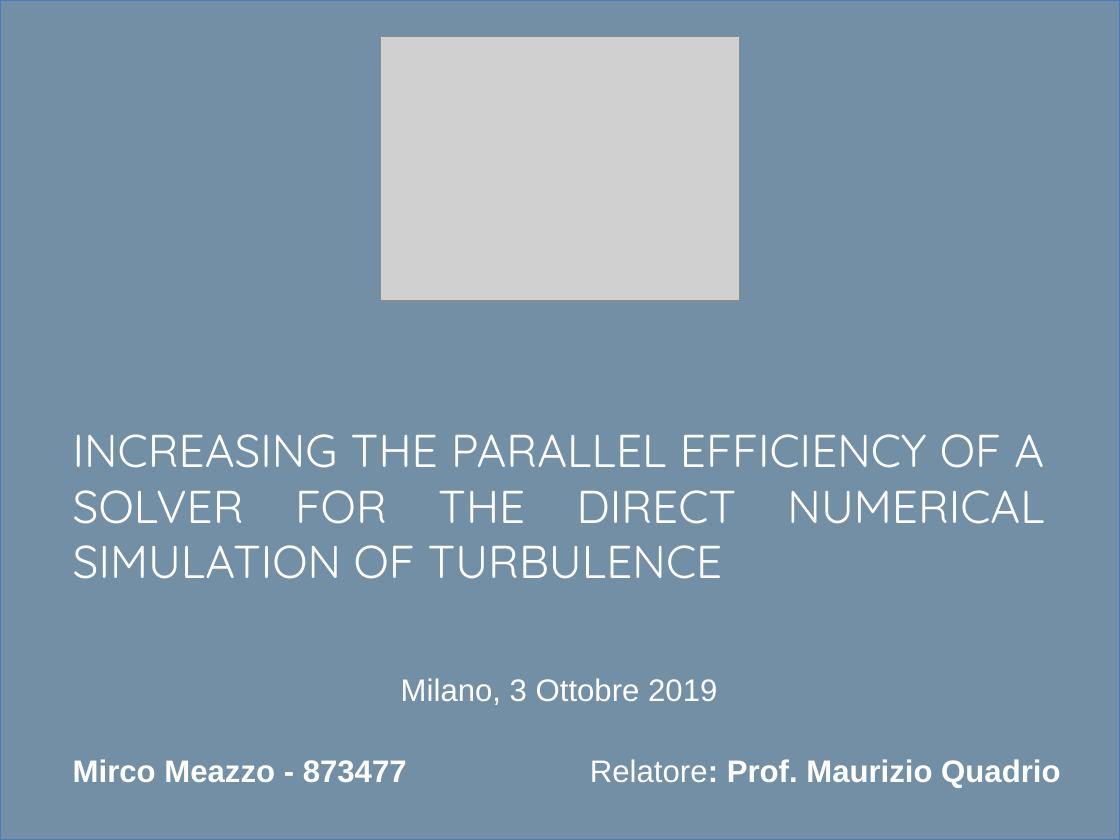
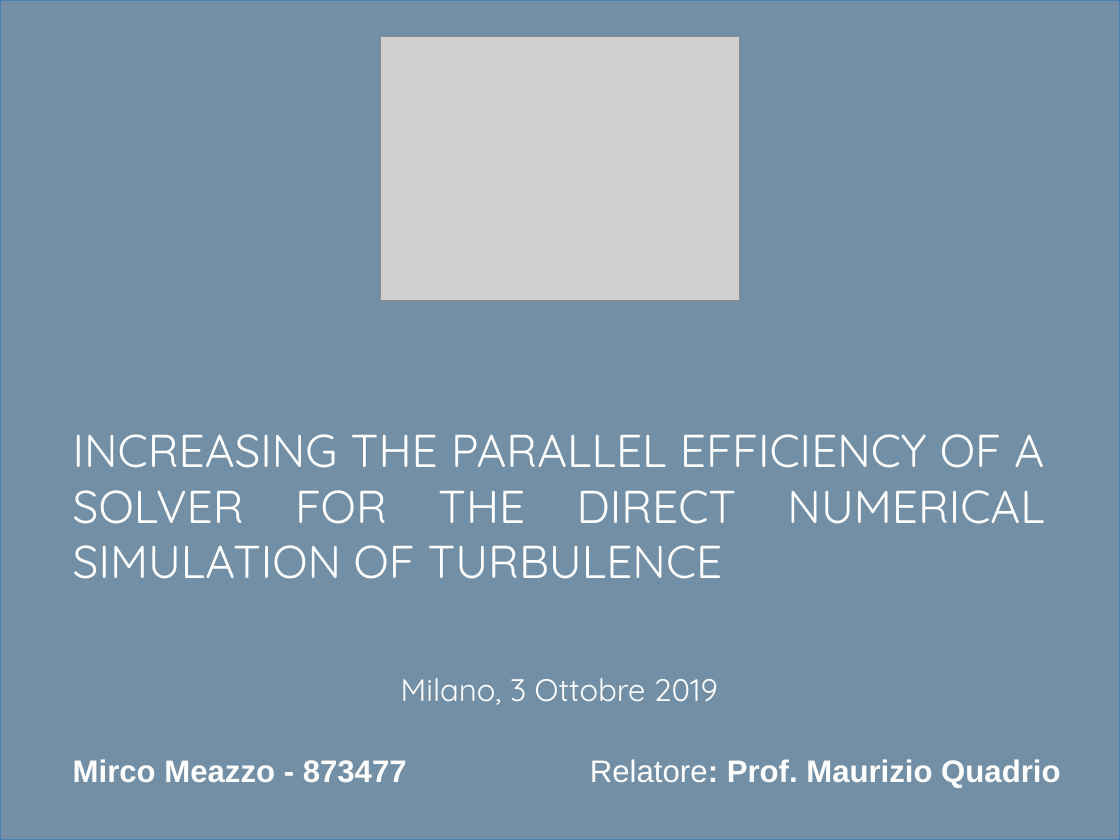
Before and after one commit to mircuz/channel_report, a slide deck: slide 1 of presentazione_meazzo.pptx. Drawn at 1120x840 pixels with LibreOffice and Linux fonts; fonts in the diff are those of the drawing; grey boxes stand for pictures. Boxes give left, top, right and bottom in pixels: in the first picture for what was removed or moved away, otherwise in the second. Text is boxed around its words. In the diff, an @@ line names an element or a change of style, - is before the commit and + after.

```diff
--- a/presentazione_meazzo.pptx
+++ b/presentazione_meazzo.pptx
@@ subtitle "Milano, 3 Ottobre 2019" at (x1=401, y1=678, x2=718, y2=705): font Arial to Quicksand @@
```
Also in this commit, not shown: 3 other slides changed.
